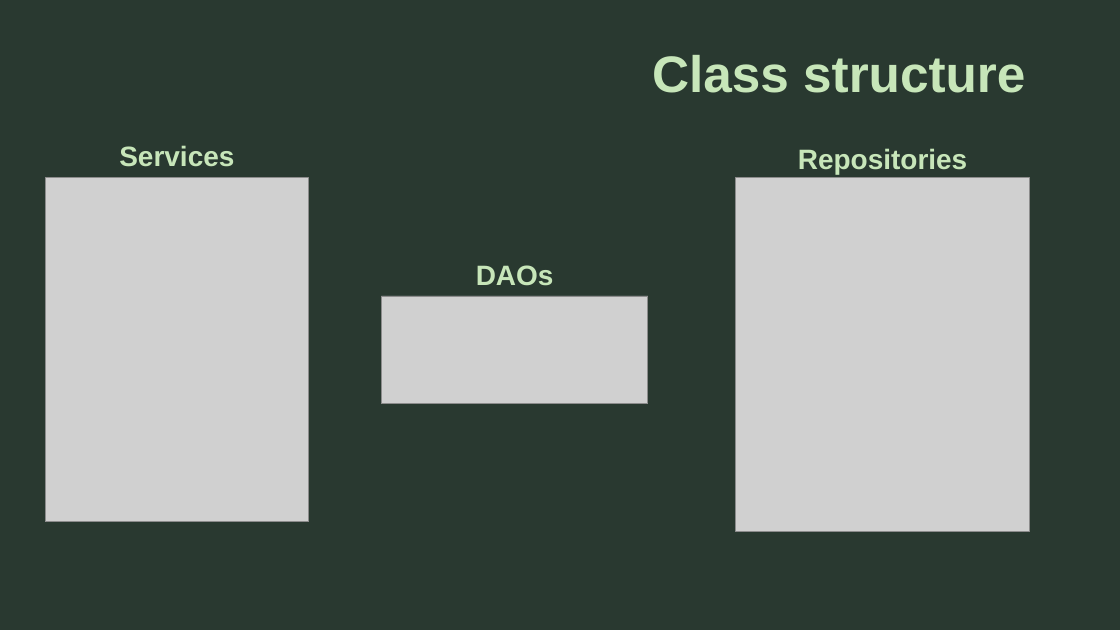
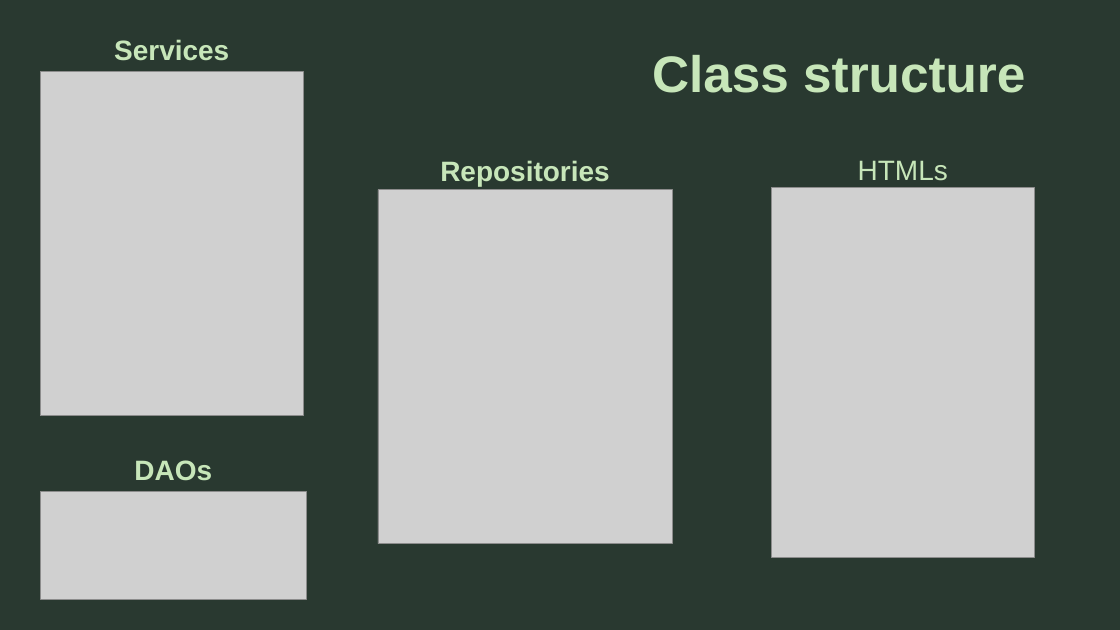
Before and after one commit to DimitarKaraz/Finance-Tracker, a slide deck: slide 9 of Finance Tracker Web Application.pptx. Drawn at 1120x630 pixels with LibreOffice and Linux fonts; fonts in the diff are those of the drawing; grey boxes stand for pictures. Boxes give left, top, right and bottom in pixels: in the first picture for what was removed or moved away, otherwise in the second. Text is boxed around its words. In the diff, an @@ line names an element or a change of style, - is before the commit and + after.

```diff
--- a/Finance Tracker Web Application.pptx
+++ b/Finance Tracker Web Application.pptx
@@ text "Services": place and size @@
-text "Services" at [119,145,234,167]
+text "Services" at [114,39,229,61]
@@ picture: place and size @@
-picture at [45,178,309,523]
+picture at [40,71,304,416]
@@ text "Repositories": place and size @@
-text "Repositories" at [798,148,968,174]
+text "Repositories" at [440,160,610,186]
@@ text added at [858,160,948,181], 24 pt, text #C7E6B9 @@
+HTMLs
@@ picture: place and size @@
-picture at [736,178,1030,532]
+picture at [378,190,672,544]
@@ picture added at [771,187,1035,557] @@
@@ text "DAOs": place and size @@
-text "DAOs" at [476,265,554,286]
+text "DAOs" at [134,460,212,481]
@@ picture: place and size @@
-picture at [381,296,648,403]
+picture at [40,492,307,599]
```
Also in this commit, not shown: 1 other slide changed, 2 other files.
